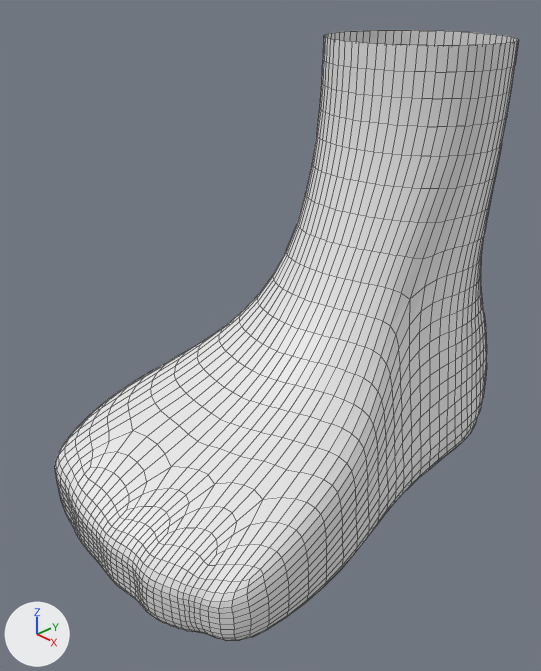
A saved change to the Blender file mavis.blend.
Both versions are drawn from a camera (50 mm lens) standing at (0.341, -0.353, 0.258) and looking at (0.098, -0.124, 0.096). Lighting does not change. The marker at lower left points along +X, +Y and +Z. Mesh edges are drawn as thin lines. The same objects are shown in both versions, whatever each file hides.

Script lines for the objects in view, before the commit:
```python
me_cylinder_001 = bpy.data.meshes.new('Cylinder.001')
me_cylinder_001.from_pydata(...)  # 171 vertices, 166 faces; spans x -0.818..-0.678, y -0.234..0.04, z -1.627..-1.4
# before: 67 (-0.753, -0.234, -1.584), 68 (-0.786, -0.23, -1.575), 69 (-0.803, -0.228, -1.575), 74 (-0.755, -0.234, -1.611), 75 (-0.786, -0.229, -1.615)
# before: 76 (-0.801, -0.221, -1.616), 114 (-0.748, -0.234, -1.603), 115 (-0.747, -0.234, -1.592), 116 (-0.775, -0.231, -1.587), 117 (-0.774, -0.23, -1.603)
# before: 118 (-0.814, -0.227, -1.587), 119 (-0.814, -0.227, -1.604), 155 (-0.765, -0.233, -1.611), 156 (-0.771, -0.233, -1.603), 157 (-0.77, -0.233, -1.592)
# before: 158 (-0.763, -0.234, -1.584)
# before: 78 (-0.713, -0.123, -1.55), 79 (-0.795, -0.107, -1.54), 80 (-0.797, -0.119, -1.603), 81 (-0.783, -0.13, -1.621), 82 (-0.761, -0.138, -1.621)
# before: 83 (-0.698, -0.11, -1.561), 84 (-0.729, -0.132, -1.549), 85 (-0.747, -0.139, -1.549), 86 (-0.69, -0.11, -1.621), 87 (-0.702, -0.119, -1.621)
# before: 88 (-0.767, -0.139, -1.547), 89 (-0.718, -0.128, -1.621), 90 (-0.791, -0.133, -1.543), 91 (-0.739, -0.136, -1.62), 128 (-0.695, -0.11, -1.582)
# before: 129 (-0.693, -0.11, -1.603), 130 (-0.8, -0.107, -1.586), 131 (-0.798, -0.107, -1.567)
ob_feet = bpy.data.objects.new('feet', me_cylinder_001)
ob_feet.location = (0.8553, 0.0, 1.6283)
_m = ob_feet.modifiers.new('Subdivision', 'SUBSURF')
_m.levels = 3
_m.render_levels = 3
```
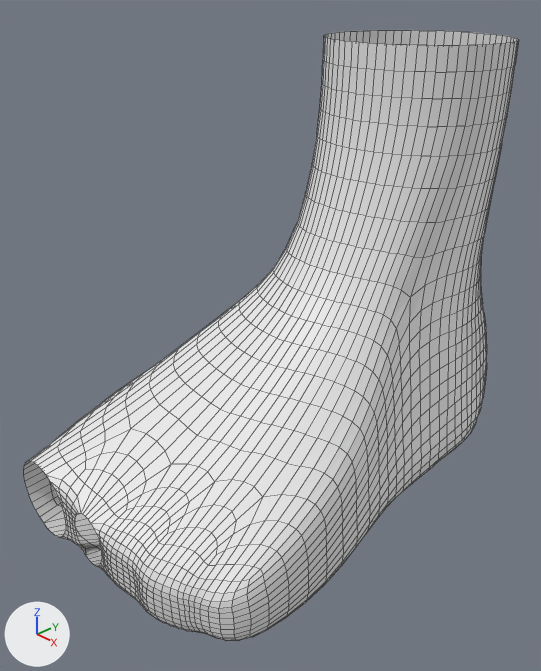
Edits to the scene script, one JSON object a line:
```json
{"block": "me_cylinder_001", "where": "me_cylinder_001.from_pydata(...)  # 171 vertices, 166 faces; spans x -0.818..-0.678, y -0.234..0.04, z -1.627..-1.4"}
{"block": "me_cylinder_001", "where": "# used by ob_feet; location = (0.8553, 0.0, 1.6283)"}
{"block": "me_cylinder_001", "where": "# verts and faces of me_cylinder_001; kept vertices keep their numbers, new ones are numbered from 171"}
{"block": "me_cylinder_001", "change": "me_cylinder_001 part 1"}
{"op": "add", "block": "me_cylinder_001", "code": "delete_faces([(74, 114, 156, 155), (75, 117, 119, 76), (68, 69, 118, 116), (116, 118, 119, 117), (67, 158, 157, 115), (114, 115, 157, 156)])"}
{"op": "add", "block": "me_cylinder_001", "code": "verts[68] = (-0.788, -0.236, -1.575)  # moved"}
{"op": "add", "block": "me_cylinder_001", "code": "verts[69] = (-0.804, -0.236, -1.575)  # moved"}
{"op": "add", "block": "me_cylinder_001", "code": "verts[75] = (-0.787, -0.235, -1.615)  # moved"}
{"op": "add", "block": "me_cylinder_001", "code": "verts[76] = (-0.802, -0.235, -1.616)  # moved"}
{"op": "add", "block": "me_cylinder_001", "code": "verts[116] = (-0.776, -0.235, -1.587)  # moved"}
{"op": "add", "block": "me_cylinder_001", "code": "verts[117] = (-0.776, -0.235, -1.603)  # moved"}
{"op": "add", "block": "me_cylinder_001", "code": "verts[118] = (-0.816, -0.236, -1.587)  # moved"}
{"op": "add", "block": "me_cylinder_001", "code": "verts[119] = (-0.816, -0.235, -1.604)  # moved"}
{"block": "me_cylinder_001", "change": "me_cylinder_001 part 2"}
{"op": "add", "block": "me_cylinder_001", "code": "for i in [79, 84, 85, 90]: verts[i] += (0.0, 0.0, 0.012)"}
{"op": "add", "block": "me_cylinder_001", "code": "for i in [81, 82, 86, 87, 89]: verts[i] += (0.0, 0.0, 0.006)"}
{"op": "add", "block": "me_cylinder_001", "code": "verts[78] = (-0.713, -0.123, -1.539)  # moved"}
{"op": "add", "block": "me_cylinder_001", "code": "verts[88] = (-0.767, -0.139, -1.536)  # moved"}
{"op": "add", "block": "me_cylinder_001", "code": "verts[80] = (-0.797, -0.119, -1.596)  # moved"}
{"op": "add", "block": "me_cylinder_001", "code": "verts[129] = (-0.693, -0.11, -1.596)  # moved"}
{"op": "add", "block": "me_cylinder_001", "code": "verts[83] = (-0.698, -0.11, -1.551)  # moved"}
{"op": "add", "block": "me_cylinder_001", "code": "verts[131] = (-0.798, -0.107, -1.557)  # moved"}
{"op": "add", "block": "me_cylinder_001", "code": "verts[91] = (-0.739, -0.136, -1.615)  # moved"}
{"op": "add", "block": "me_cylinder_001", "code": "verts[128] = (-0.695, -0.11, -1.573)  # moved"}
{"op": "add", "block": "me_cylinder_001", "code": "verts[130] = (-0.8, -0.107, -1.578)  # moved"}
```

Location of each change, (x1, y1, x2, y2) in pixels of the pictures (541 x 671 px; the box of a moved part takes in the faces that stretch with it):
```json
{"object": "feet", "change": "reshaped", "before": [55, 30, 519, 641], "after": [23, 30, 519, 641], "on screen": "7% wider"}
{"part": 1, "of": "me_cylinder_001", "change": "cut back", "before": [55, 370, 153, 563], "after": [23, 369, 149, 555]}
{"part": 2, "of": "me_cylinder_001", "change": "moved or reshaped", "before": [128, 252, 412, 587], "after": [126, 248, 412, 584]}
```
